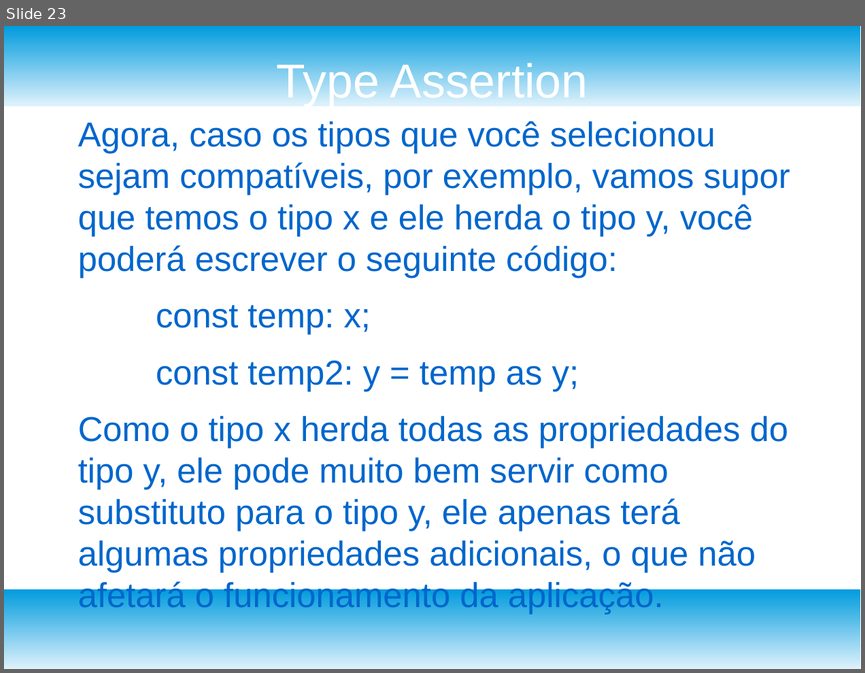
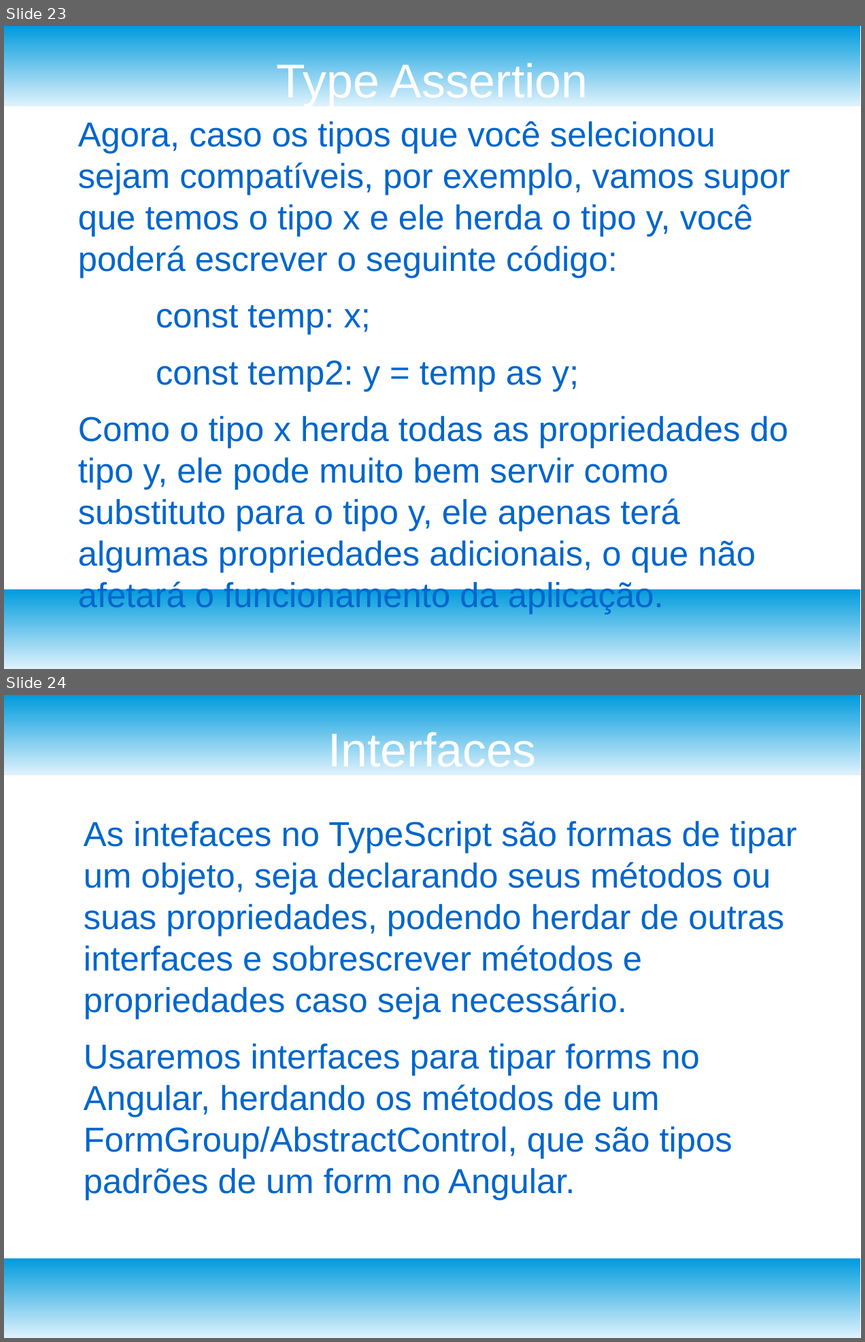
Before and after one commit to nstseek/workshop-angular-3, a slide deck: Angular pt3.odp. Shown one above the other, each under a label of ours: slide 23 before the commit, slides 23 and 24 after it. The pictures are 865x673 and 865x1342 pixels, drawn with LibreOffice and Linux fonts; fonts in the diff are those of the drawing. Boxes give left, top, right and bottom in pixels: in the first picture for what was removed or moved away, otherwise in the second. Text is boxed around its words. In the diff, an @@ line names an element or a change of style, - is before the commit and + after.

```diff
--- a/Angular pt3.odp
+++ b/Angular pt3.odp
@@ slide 24 added at [4, 695, 861, 1338], background #FFFFFF; not listed: 2 template elements that a slide beside it also shows @@
@@ title added at [328, 728, 536, 775], 44 pt, text #FFFFFF @@
+Interfaces
@@ text added at [84, 821, 797, 1200], 32 pt, text #0066CC @@
+As intefaces no TypeScript são formas de tipar um objeto, seja declarando seus métodos ou suas propriedades, podendo herdar de outras interfaces e sobrescrever métodos e propriedades caso seja necessário.
+Usaremos interfaces para tipar forms no Angular, herdando os métodos de um FormGroup/AbstractControl, que são tipos padrões de um form no Angular.
```
Also in this commit, not shown: 6 other slides added.
